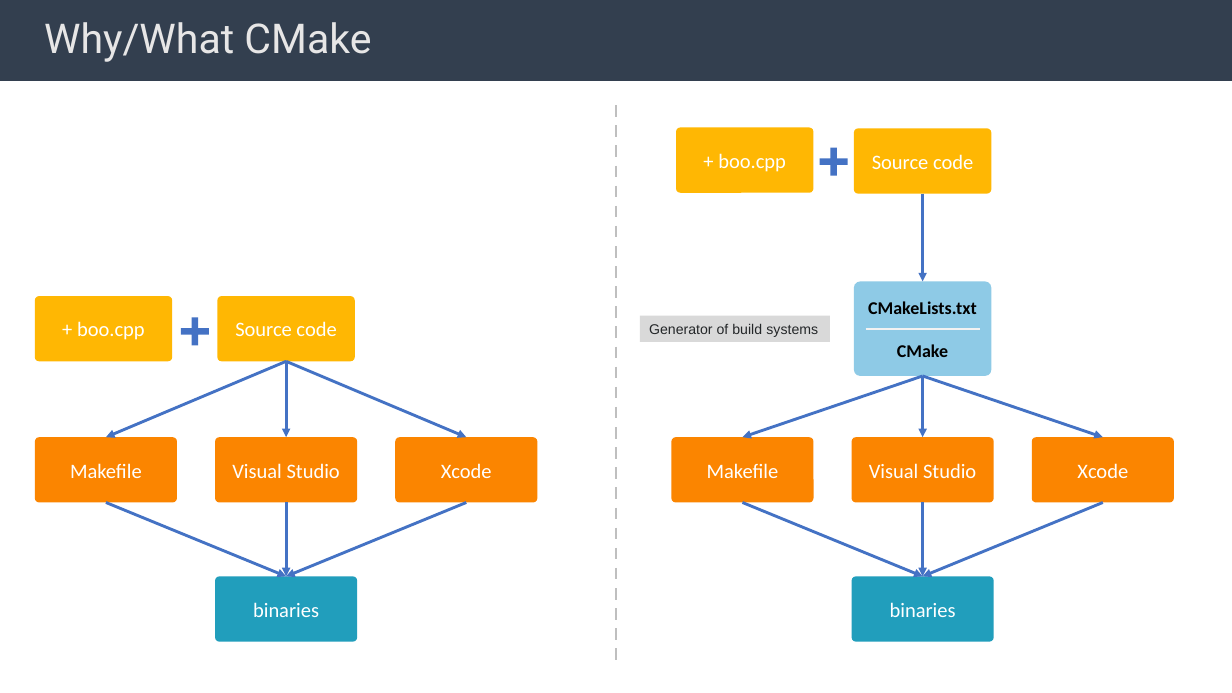
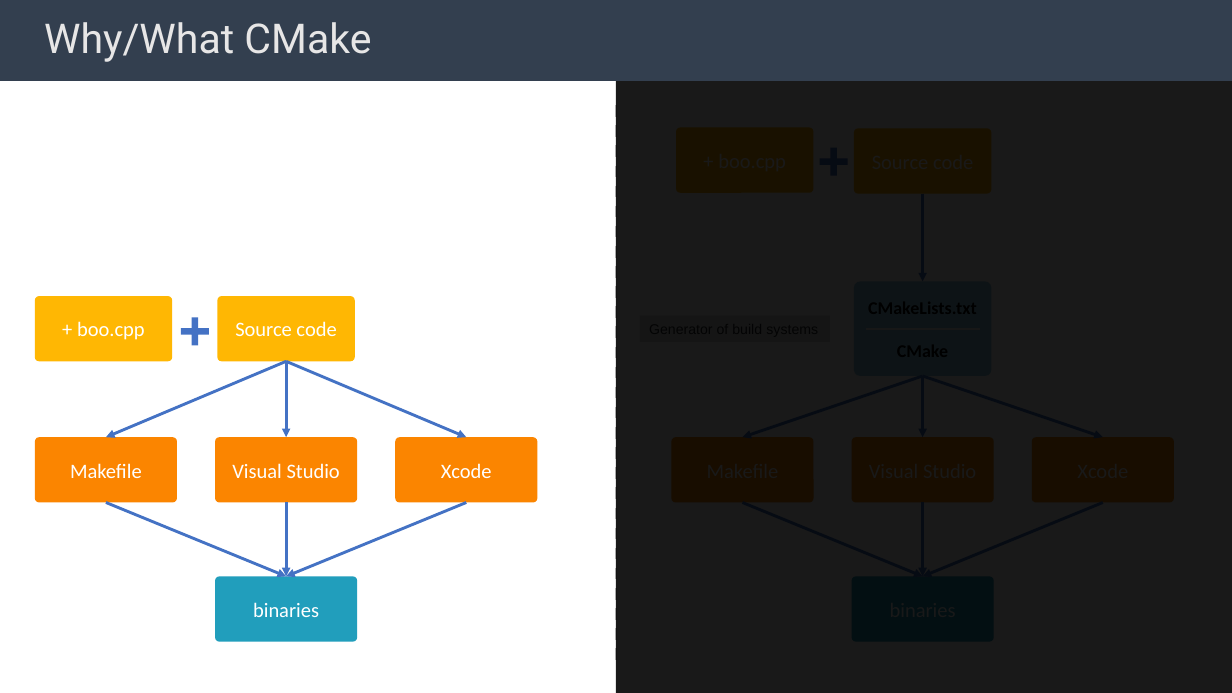
Before and after one commit to BingHanLin/Learn_Modern_CMake, a slide deck: slide 3 of cmake notes.pptx. Drawn at 1232x693 pixels with LibreOffice and Linux fonts; fonts in the diff are those of the drawing; background and template pictures are left out. Boxes give left, top, right and bottom in pixels: in the first picture for what was removed or moved away, otherwise in the second. Text is boxed around its words. In the diff, an @@ line names an element or a change of style, - is before the commit and + after.

```diff
--- a/cmake notes.pptx
+++ b/cmake notes.pptx
@@ rectangle added at bbox=[616, 81, 1232, 693], fill #000000 at 90% opacity @@
```
Also in this commit, not shown: 1 other file.
